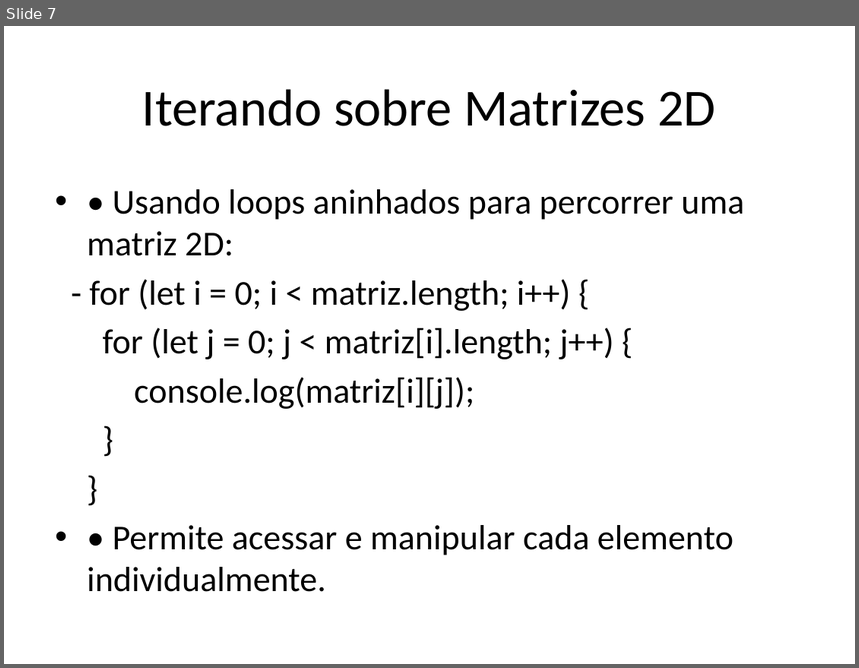
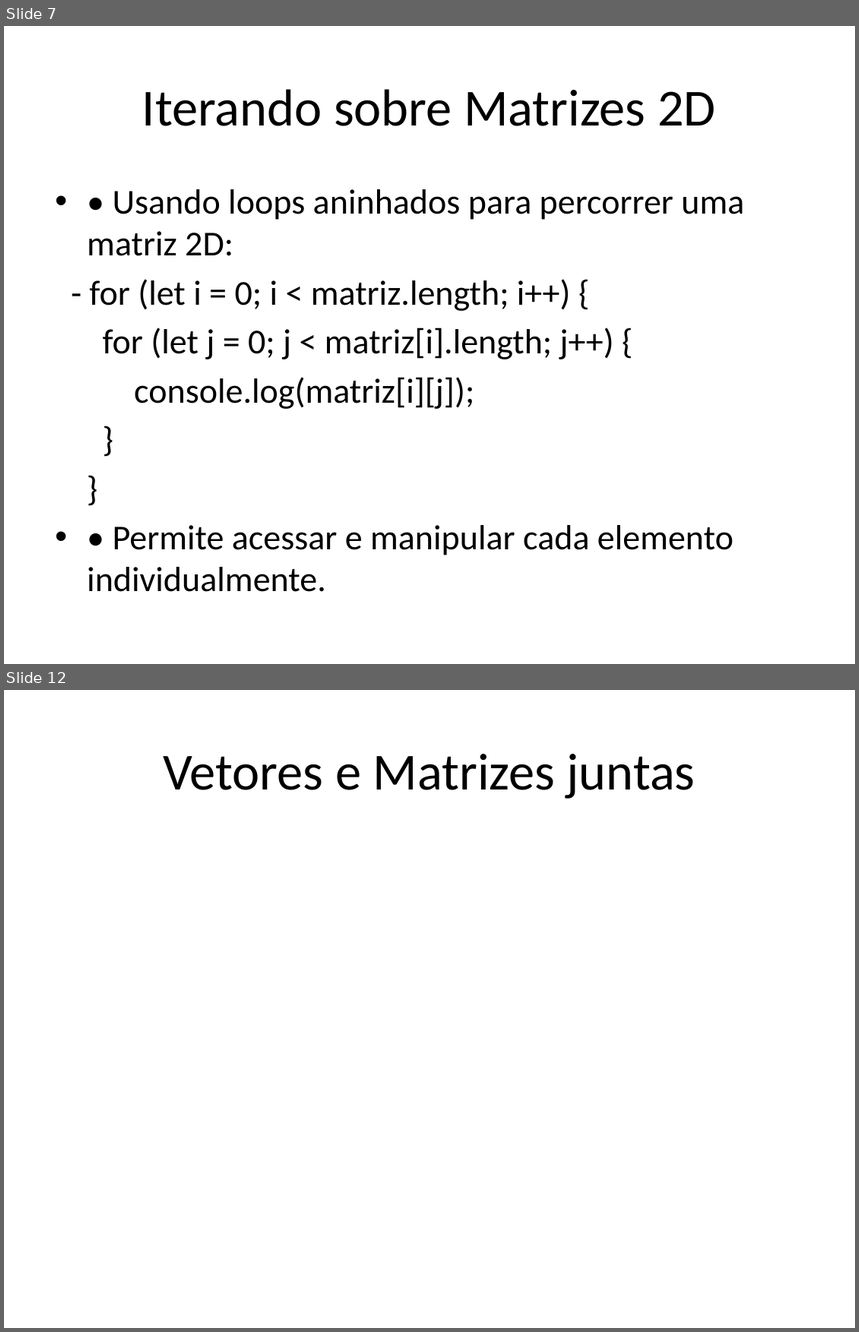
Before and after one commit to dfpires/progcomp2-2024b, a slide deck: matrizes_2d_javascript.pptx. Shown one above the other, each under a label of ours: slide 7 before the commit, slides 7 and 12 after it; the slides between them are not shown. The pictures are 859x668 and 859x1332 pixels, drawn with LibreOffice and Linux fonts; fonts in the diff are those of the drawing. Boxes give left, top, right and bottom in pixels: in the first picture for what was removed or moved away, otherwise in the second. Text is boxed around its words. In the diff, an @@ line names an element or a change of style, - is before the commit and + after.

```diff
--- a/matrizes_2d_javascript.pptx
+++ b/matrizes_2d_javascript.pptx
@@ slide 12 added at (4,690,855,1328), background #FFFFFF @@
@@ title added at (163,754,695,799), 44 pt, text #000000 @@
+Vetores e Matrizes juntas
```
Also in this commit, not shown: 4 slides changed, 4 other slides added.
